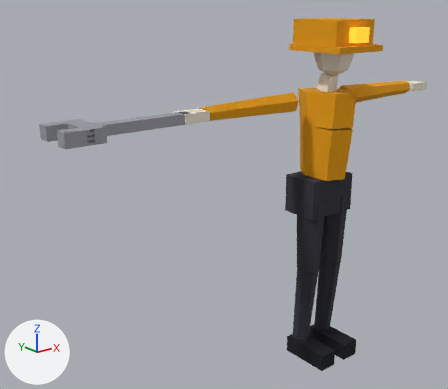
One commit to the glTF model packages/client/public/models/mecanico.glb: the scene before it, then after it.
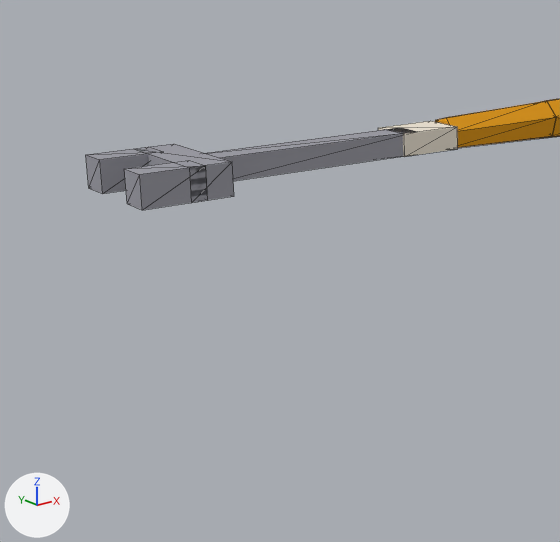
There are two pictures of each version: one whole from a 50 mm camera at (-2.29, -2.06, 1.85) aimed at (-0.5, 0.18, 0.96), one close up on the part from 0% to 57% of the width and 14% to 78% of the height. The lights are fixed; the arrows at lower left show +X, +Y and +Z. The first two pictures are the older version. The close-ups show mesh edges as thin lines. Vertices at exactly the same position are counted once.

The older version as bpy lines, for what is in view:
```python
me_mecanico = bpy.data.meshes.new('mecanico')
me_mecanico.from_pydata(...)  # 247 vertices, 392 faces; spans x -1.4..0.84, y -0.19..0.18, z 0.01..1.77
# faces by material slot: [380, 12]
me_mecanico.materials.append(mat_atlas)  # picture img_atlas
me_mecanico.materials.append(mat_brilho)
ob_mecanico_001 = bpy.data.objects.new('mecanico.001', me_mecanico)
ob_mecanico_001.location = (0.0, 0.0, 0.0)
```
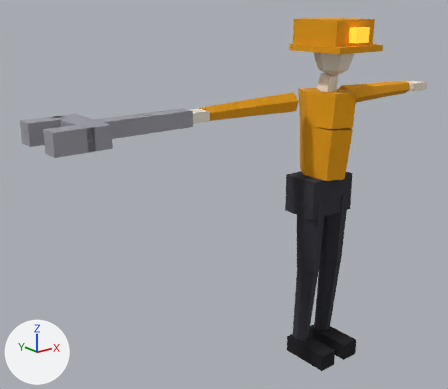
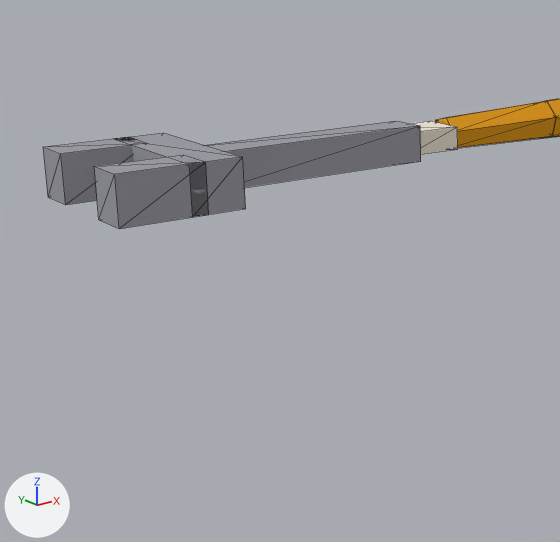
Changed parts and their boxes (x1, y1, x2, y2) in the close-ups (560 x 542 px; the box of a moved part takes in the faces that stretch with it):
'mecanico.001', reshaped: before (86, 99, 560, 210); after (43, 99, 560, 229)
part 1 of me_mecanico, moved or reshaped: before (205, 128, 416, 181); after (206, 121, 421, 188)
part 2 of me_mecanico, moved or reshaped: before (147, 144, 234, 201); after (115, 133, 246, 217)
part 3 of me_mecanico, moved or reshaped: before (124, 160, 208, 210); after (94, 155, 209, 229)
part 4 of me_mecanico, moved or reshaped: before (86, 147, 163, 194); after (43, 137, 146, 205)

The change in detail:
me_mecanico is used by ob_mecanico_001; location (0.0, 0.0, 0.0).
me_mecanico had 247 vertices, 392 faces and spanned x -1.4..0.84, y -0.19..0.18, z 0.01..1.77.
me_mecanico now has 247 vertices, 392 faces and spans x -1.46..0.84, y -0.19..0.19, z 0.01..1.77.
me_mecanico part 1: the loose piece of 8 vertices spanning x -1.25..-0.81, y 0.01..0.07, z 1.36..1.41 is scaled about its middle by (1, 1.33, 1.56).
me_mecanico part 2: the loose piece of 8 vertices spanning x -1.32..-1.24, y -0.06..0.15, z 1.36..1.42 is scaled about its middle by (1.25, 1.36, 1.5), then moved by (-0.01, 0.0, 0.0).
me_mecanico part 3: the loose piece of 8 vertices spanning x -1.4..-1.29, y -0.06..0.0, z 1.36..1.42 is scaled about its middle by (1.33, 1.33, 1.5), then moved by (-0.04, -0.03, 0.0).
me_mecanico part 4: the loose piece of 8 vertices spanning x -1.4..-1.29, y 0.09..0.15, z 1.36..1.42 is scaled about its middle by (1.33, 1.33, 1.5), then moved by (-0.04, 0.03, 0.0).
